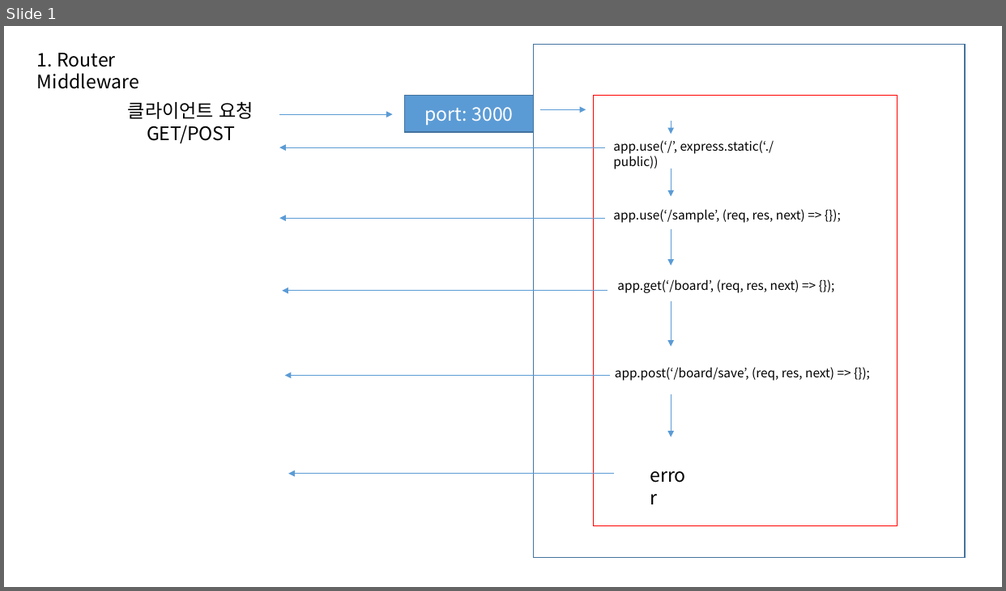
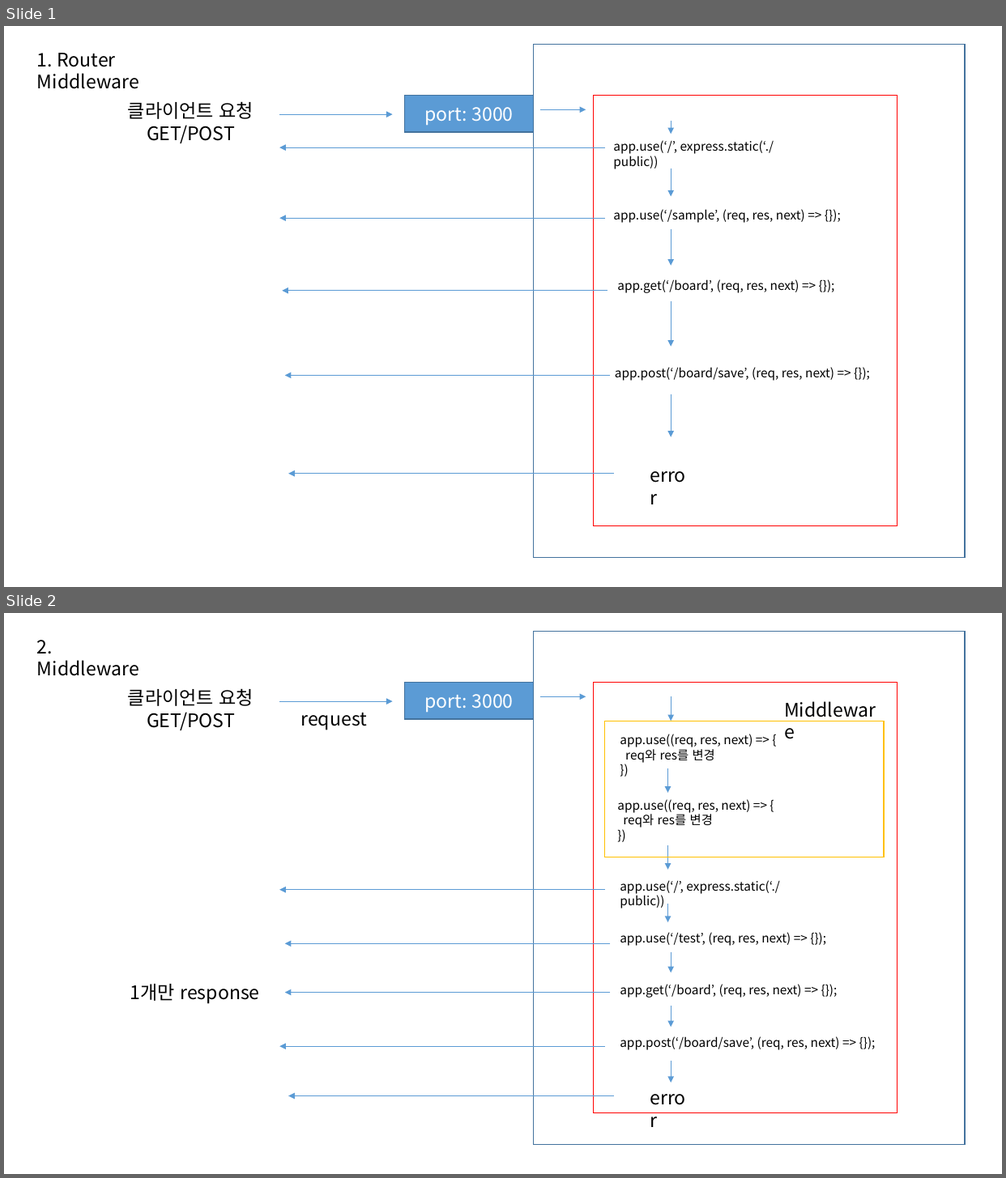
Before and after one commit to booldook/2021-sc-web-12-backend, a slide deck: 설명/Express01.pptx. Shown one above the other, each under a label of ours: slide 1 before the commit, slides 1 and 2 after it. The pictures are 1006x591 and 1006x1178 pixels, drawn with LibreOffice and Linux fonts; fonts in the diff are those of the drawing. Boxes give left, top, right and bottom in pixels: in the first picture for what was removed or moved away, otherwise in the second. Text is boxed around its words. In the diff, an @@ line names an element or a change of style, - is before the commit and + after.

Commit message:
05.middleware

```diff
--- a/설명/Express01.pptx
+++ b/설명/Express01.pptx
@@ slide 2 added at <box>4,613,1002,1174</box>, background #FFFFFF @@
@@ rectangle added at <box>533,632,965,1145</box>, outline #43739E 1 pt @@
@@ text added at <box>37,640,139,676</box>, 18 pt, text #000000 @@
+2. Middleware
@@ rectangle added at <box>404,683,533,719</box>, fill #5B9BD5, outline #43739E 1 pt, 18 pt, text #FFFFFF @@
+port: 3000
@@ rectangle added at <box>593,683,897,1113</box>, outline #FF0000 1 pt @@
@@ text added at <box>128,688,254,730</box>, 18 pt, text #000000 @@
+클라이언트 요청
+GET/POST
@@ arrow added from (279, 701) to (393, 701), #5B9BD5 0.5 pt @@
@@ arrow added from (540, 697) to (586, 697), #5B9BD5 0.5 pt @@
@@ arrow added from (671, 697) to (671, 721), #5B9BD5 0.5 pt @@
@@ text added at <box>778,695,892,725</box>, 18 pt, text #000000 @@
+Middleware
@@ text added at <box>301,713,368,730</box>, 18 pt, text #000000 @@
+request
@@ rectangle added at <box>605,721,884,857</box>, outline #FFC000 1 pt @@
@@ text added at <box>620,734,752,763</box>, 12 pt, text #000000 @@
+app.use((req, res, next) => {
+req와 res를 변경
+})
@@ arrow added from (668, 769) to (668, 793), #5B9BD5 0.5 pt @@
@@ text added at <box>617,799,750,828</box>, 12 pt, text #000000 @@
+app.use((req, res, next) => {
+req와 res를 변경
+})
@@ arrow added from (668, 845) to (668, 870), #5B9BD5 0.5 pt @@
@@ arrow added from (605, 890) to (279, 890), #5B9BD5 0.5 pt @@
@@ text added at <box>620,880,780,909</box>, 12 pt, text #000000 @@
+app.use(‘/’, express.static(‘./public))
@@ arrow added from (668, 905) to (668, 922), #5B9BD5 0.5 pt @@
@@ arrow added from (611, 944) to (285, 944), #5B9BD5 0.5 pt @@
@@ text added at <box>620,932,791,946</box>, 12 pt, text #000000 @@
+app.use(‘/test’, (req, res, next) => {});
@@ arrow added from (671, 952) to (671, 973), #5B9BD5 0.5 pt @@
@@ text added at <box>130,984,259,1004</box>, 18 pt, text #000000 @@
+1개만 response
@@ arrow added from (611, 993) to (285, 993), #5B9BD5 0.5 pt @@
@@ text added at <box>620,984,802,998</box>, 12 pt, text #000000 @@
+app.get(‘/board’, (req, res, next) => {});
@@ arrow added from (671, 1006) to (671, 1027), #5B9BD5 0.5 pt @@
@@ arrow added from (605, 1046) to (279, 1046), #5B9BD5 0.5 pt @@
@@ text added at <box>620,1037,840,1050</box>, 12 pt, text #000000 @@
+app.post(‘/board/save’, (req, res, next) => {});
@@ arrow added from (671, 1062) to (671, 1083), #5B9BD5 0.5 pt @@
@@ arrow added from (614, 1097) to (288, 1097), #5B9BD5 0.5 pt @@
@@ text added at <box>642,1083,699,1105</box>, 18 pt, text #000000 @@
+error
```
Also in this commit, not shown: 3 other files.
